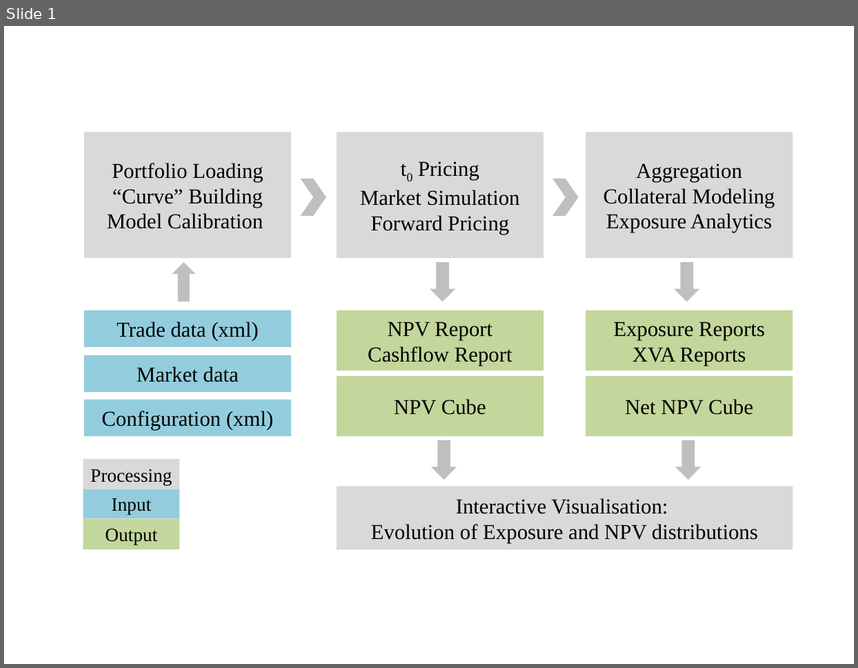
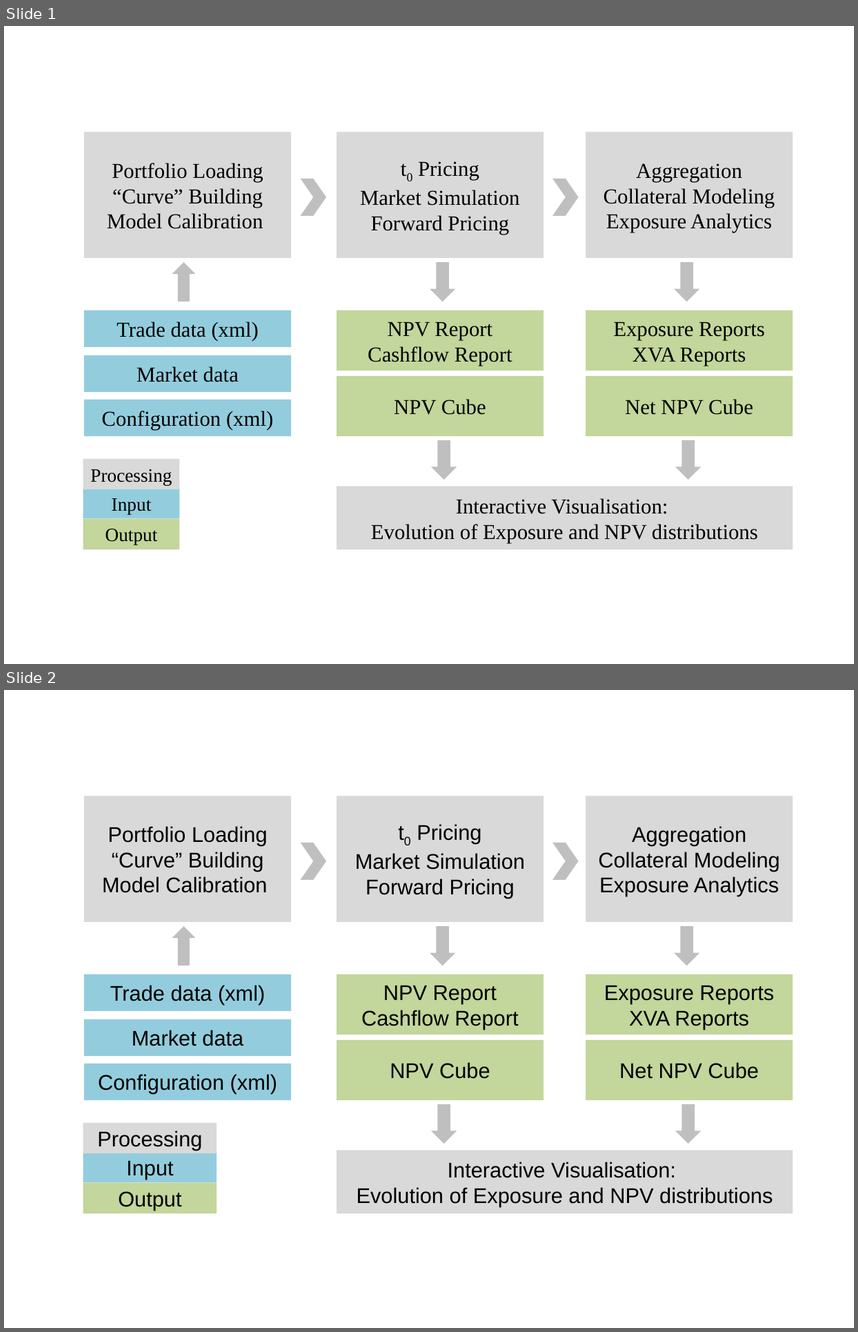
Before and after one commit to OpenSourceRisk/Engine, a slide deck: Docs/UserGuide/process.pptx. Shown one above the other, each under a label of ours: slide 1 before the commit, slides 1 and 2 after it. The pictures are 858x668 and 858x1332 pixels, drawn with LibreOffice and Linux fonts; fonts in the diff are those of the drawing. Boxes give left, top, right and bottom in pixels: in the first picture for what was removed or moved away, otherwise in the second. Text is boxed around its words. In the diff, an @@ line names an element or a change of style, - is before the commit and + after.

```diff
--- a/Docs/UserGuide/process.pptx
+++ b/Docs/UserGuide/process.pptx
@@ slide 2 added at [4,690,854,1328], background #FFFFFF @@
@@ rectangle added at [84,796,290,921], fill #D9D9D9, 18 pt, text #000000 @@
+Portfolio Loading
+“Curve” Building
+Model Calibration
@@ rectangle added at [337,796,543,921], fill #D9D9D9, 18 pt, text #000000 @@
+t0 Pricing
+Market Simulation
+Forward Pricing
@@ rectangle added at [586,796,792,921], fill #D9D9D9, 18 pt, text #000000 @@
+Aggregation
+Collateral Modeling
+Exposure Analytics
@@ chevron added at [301,842,326,880], fill #BFBFBF @@
@@ chevron added at [553,842,578,880], fill #BFBFBF @@
@@ up arrow added at [172,926,196,965], fill #BFBFBF @@
@@ down arrow added at [430,926,455,965], fill #BFBFBF @@
@@ down arrow added at [674,926,700,965], fill #BFBFBF @@
@@ rectangle added at [84,974,290,1010], fill #93CDDD, 18 pt, text #000000 @@
+Trade data (xml)
@@ rectangle added at [337,974,543,1034], fill #C3D69B, 18 pt, text #000000 @@
+NPV Report
+Cashflow Report
@@ rectangle added at [586,974,792,1034], fill #C3D69B, 18 pt, text #000000 @@
+Exposure Reports
+XVA Reports
@@ rectangle added at [84,1019,290,1056], fill #93CDDD, 18 pt, text #000000 @@
+Market data
@@ rectangle added at [337,1041,543,1101], fill #C3D69B, 18 pt, text #000000 @@
+NPV Cube
@@ rectangle added at [586,1041,792,1101], fill #C3D69B, 18 pt, text #000000 @@
+Net NPV Cube
@@ rectangle added at [84,1063,290,1100], fill #93CDDD, 18 pt, text #000000 @@
+Configuration (xml)
@@ rectangle added at [83,1123,217,1153], fill #D9D9D9, 18 pt, text #000000 @@
+Processing
@@ down arrow added at [432,1104,457,1143], fill #BFBFBF @@
@@ down arrow added at [675,1104,701,1143], fill #BFBFBF @@
@@ rectangle added at [83,1152,217,1182], fill #93CDDD, 18 pt, text #000000 @@
+Input
@@ rectangle added at [337,1150,793,1214], fill #D9D9D9, 18 pt, text #000000 @@
+Interactive Visualisation:
+Evolution of Exposure and NPV distributions
@@ rectangle added at [83,1182,217,1213], fill #C3D69B, 18 pt, text #000000 @@
+Output
```
Also in this commit, not shown: 2 other files.
